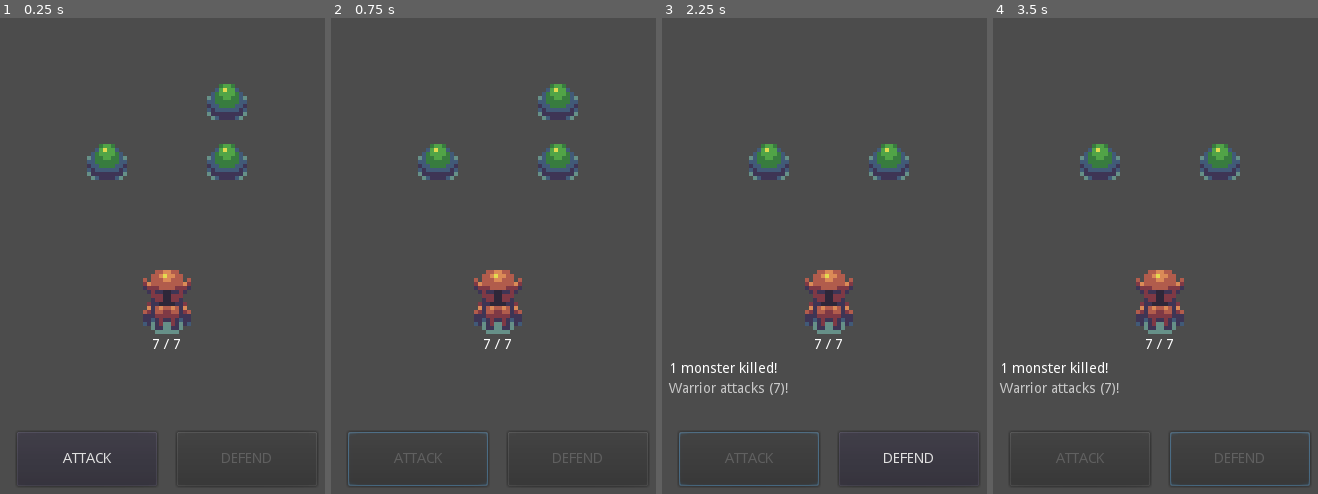
Above: before the commit, frames 1-4 (left to right).
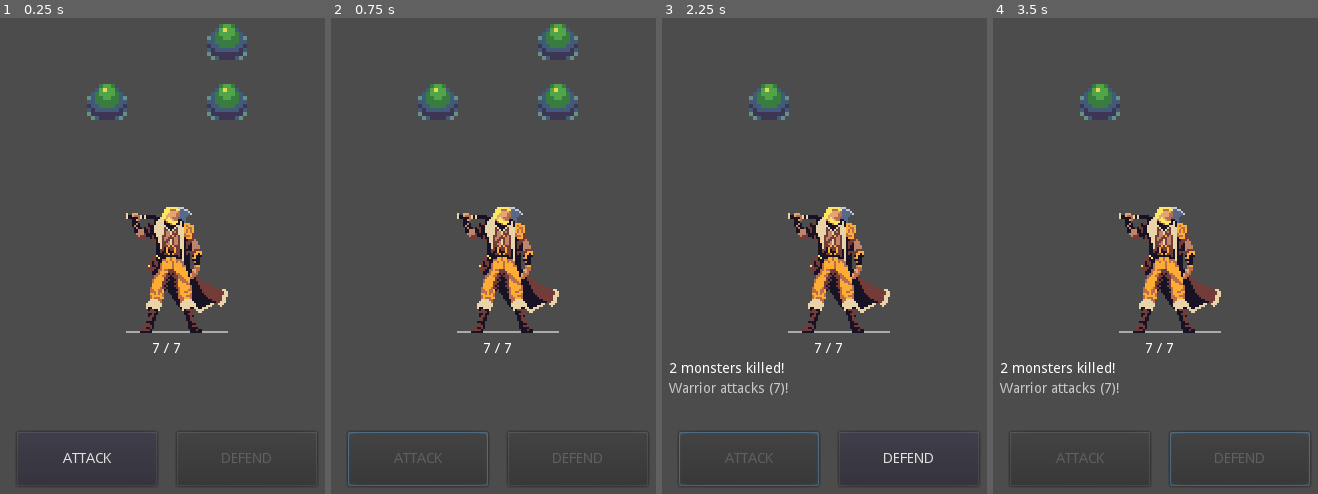
Above: after the commit, the same moments.

Repository: jrevc/dungeon-game
Game: Godot game, scene res://Main.tscn
Two runs of this game, one before a commit and one after it. Both use one fixed random seed, a clock stepped at 60 frames per second and the inputs below.
Inputs:
- Up to frame 1 (0.25 s): no input
- Up to frame 2 (0.75 s): click "ATTACK" at 0.5 s
- Up to frame 3 (2.25 s): tap Enter at 1.25 s; tap Space (ui_select) at 1.52, 2 s
- Up to frame 4 (3.5 s): tap Space (ui_select) at 2.27 s; click "DEFEND" at 2.75 s

The runs differ from the first frame. In frame 1, 6.8% of the frame differs, in the area x 26-76%, y 1-71%; in frame 2, 6.8%; in frame 3, 6.4%; in frame 4, 6.4%.

Commit message:
Changed warrior sprite. Added cleric sprite.

Diff:
--- a/Main.gd
+++ b/Main.gd
@@ -10,7 +10,14 @@
 export (PackedScene) var Slime
 var current_mob_level
 var enemies = []
-var enemy_slots = [ Vector2(120, 140), Vector2(180, 140), Vector2(240, 140), Vector2(120, 200), Vector2(180, 200), Vector2(240, 200) ]
+var enemy_slots = [
+	Vector2(120, 80),
+	Vector2(180, 80),
+	Vector2(240, 80),
+	Vector2(120, 140),
+	Vector2(180, 140),
+	Vector2(240, 140)
+	]
 
 # Turn-based combat variables
 export var turn_order = []
--- a/Main.tscn
+++ b/Main.tscn
@@ -10,6 +10,6 @@
 Slime = ExtResource( 1 )
 
 [node name="Warrior" parent="." instance=ExtResource( 2 )]
-position = Vector2( 180, 340 )
+position = Vector2( 180, 300 )
 
 [node name="UI" parent="." instance=ExtResource( 3 )]
--- a/Slime.tscn
+++ b/Slime.tscn
@@ -8,4 +8,3 @@
 ]]
 texture = ExtResource( 1 )
 script = ExtResource( 2 )
-level = 7
--- a/Warrior.tscn
+++ b/Warrior.tscn
@@ -6,18 +6,19 @@
 [node name="Warrior" type="Sprite" groups=[
 "characters",
 ]]
+position = Vector2( 0, -8.97969 )
 texture = ExtResource( 1 )
 script = ExtResource( 2 )
 
 [node name="Life" type="Label" parent="."]
 anchor_left = 0.5
-anchor_top = 0.5
+anchor_top = 1.0
 anchor_right = 0.5
-anchor_bottom = 0.5
-margin_left = -44.0
-margin_top = 4.2148
-margin_right = -4.0
-margin_bottom = 18.2148
+anchor_bottom = 1.0
+margin_left = -87.0
+margin_top = -69.6448
+margin_right = -47.0
+margin_bottom = -55.6448
 text = "7 / 7"
 align = 1
 __meta__ = {
Binary file added: art/cleric.png
Not shown, added: art/cleric.png.import
Binary file changed: art/warrior.png
